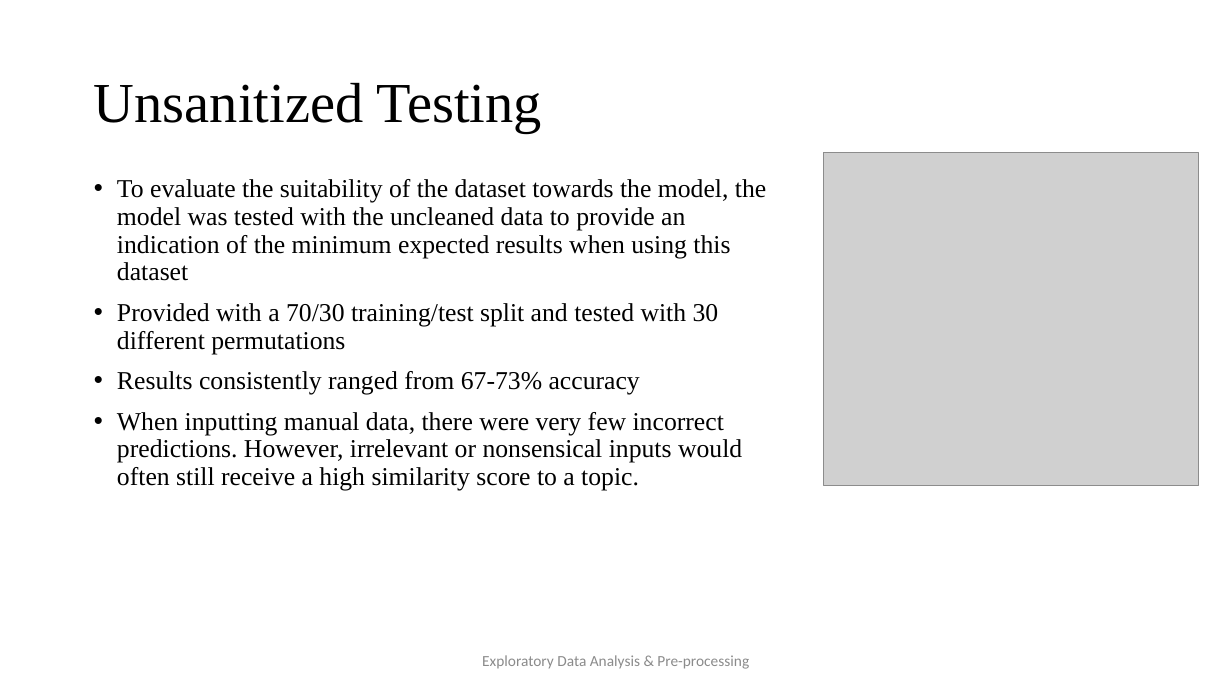
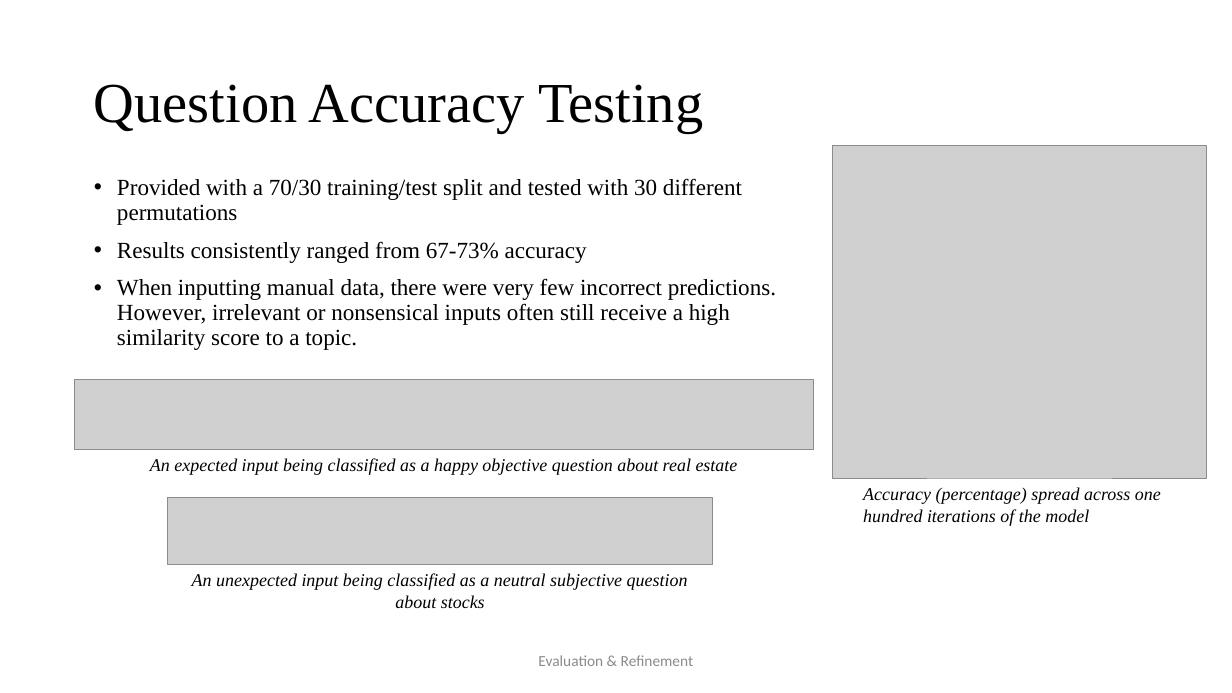
Before and after one commit to JaVonox/AIChatbot, a slide deck: slide 22 of Documentation/100505349.pptx (slide 18 before the commit). Drawn at 1232x693 pixels with LibreOffice and Linux fonts; fonts in the diff are those of the drawing; grey boxes stand for pictures. Boxes give left, top, right and bottom in pixels: in the first picture for what was removed or moved away, otherwise in the second. Text is boxed around its words. In the diff, an @@ line names an element or a change of style, - is before the commit and + after.

Commit message:
Added pre-processing

```diff
--- a/Documentation/100505349.pptx
+++ b/Documentation/100505349.pptx
@@ title at box(94, 84, 703, 133): text changed @@
-Unsanitized Testing
+Question Accuracy Testing
@@ picture: place and size @@
-picture at box(824, 152, 1199, 485)
+picture at box(833, 145, 1207, 478)
@@ text at box(117, 179, 766, 281): paragraph removed @@
-• To evaluate the suitability of the dataset towards the model, the model was tested with the uncleaned data to provide an indication of the minimum expected results when using this dataset
@@ text at box(117, 178, 742, 263): size 20 to 18 pt in "Provided with a 70/30 training/test split and ...", "Results consistently ranged from 67-73% accuracy" @@
@@ text at box(117, 278, 776, 350): text changed; size 20 to 18 pt @@
-• When inputting manual data, there were very few incorrect predictions. However, irrelevant or nonsensical inputs would often still receive a high similarity score to a topic.
+• When inputting manual data, there were very few incorrect predictions. However, irrelevant or nonsensical inputs often still receive a high similarity score to a topic.
@@ picture added at box(75, 380, 814, 450) @@
@@ text added at box(150, 458, 738, 475), 14 pt, text #000000, italic @@
+An expected input being classified as a happy objective question about real estate
@@ picture added at box(167, 498, 714, 565) @@
@@ text added at box(863, 487, 1161, 526), 14 pt, text #000000, italic @@
+Accuracy (percentage) spread across one hundred iterations of the model
@@ text added at box(192, 573, 688, 608), 14 pt, text #000000, italic @@
+An unexpected input being classified as a neutral subjective question about stocks
@@ text at box(538, 655, 693, 666): text changed @@
-Exploratory Data Analysis & Pre-processing
+Evaluation & Refinement
```
Also in this commit, not shown: 9 other slides changed, 3 slides added, 1 slide removed, 4 other files.
